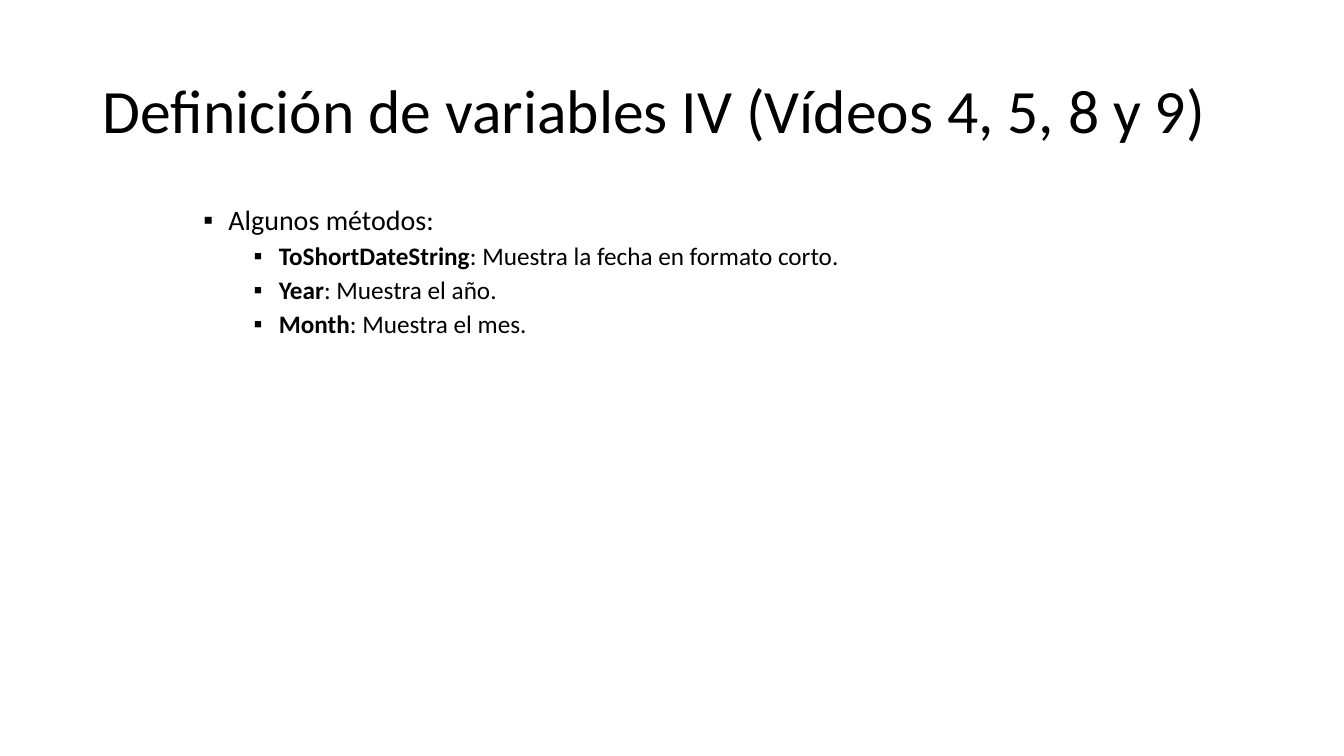
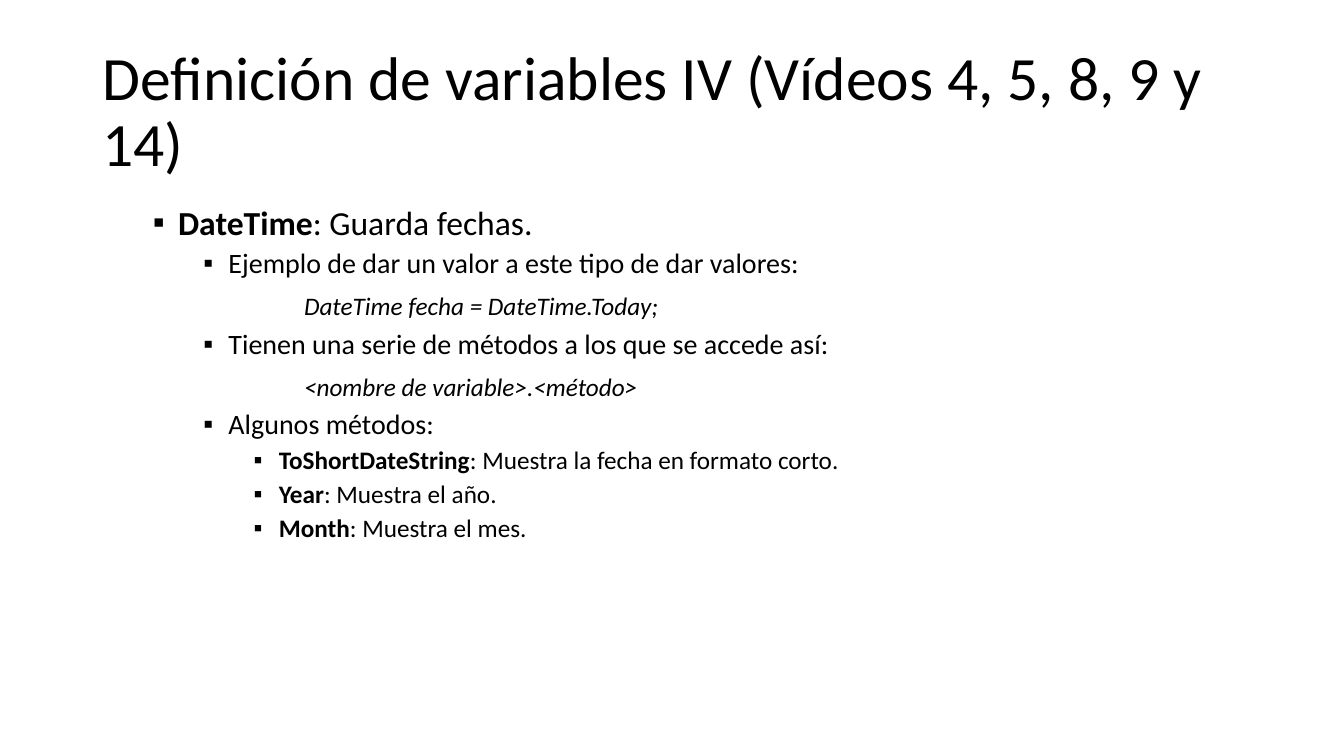
Before and after one commit to Worome/Recetatic, a slide deck: slide 7 of Recetatic/Visual C#.pptx. Drawn at 1344x756 pixels with LibreOffice and Linux fonts; fonts in the diff are those of the drawing. Boxes give left, top, right and bottom in pixels: in the first picture for what was removed or moved away, otherwise in the second. Text is boxed around its words. In the diff, an @@ line names an element or a change of style, - is before the commit and + after.

```diff
--- a/Recetatic/Visual C#.pptx
+++ b/Recetatic/Visual C#.pptx
@@ title at (x1=102, y1=55, x2=1202, y2=175): text changed @@
-Definición de variables IV (Vídeos 4, 5, 8 y 9)
+Definición de variables IV (Vídeos 4, 5, 8, 9 y 14)
@@ text at (x1=178, y1=211, x2=828, y2=396): paragraphs added @@
+  ▪ DateTime: Guarda fechas.
+    ▪ Ejemplo de dar un valor a este tipo de dar valores:
+    DateTime fecha = DateTime.Today;
+    ▪ Tienen una serie de métodos a los que se accede así:
+    <nombre de variable>.<método>
```
Also in this commit, not shown: 4 other slides changed, 19 slides added, 2 other files.
